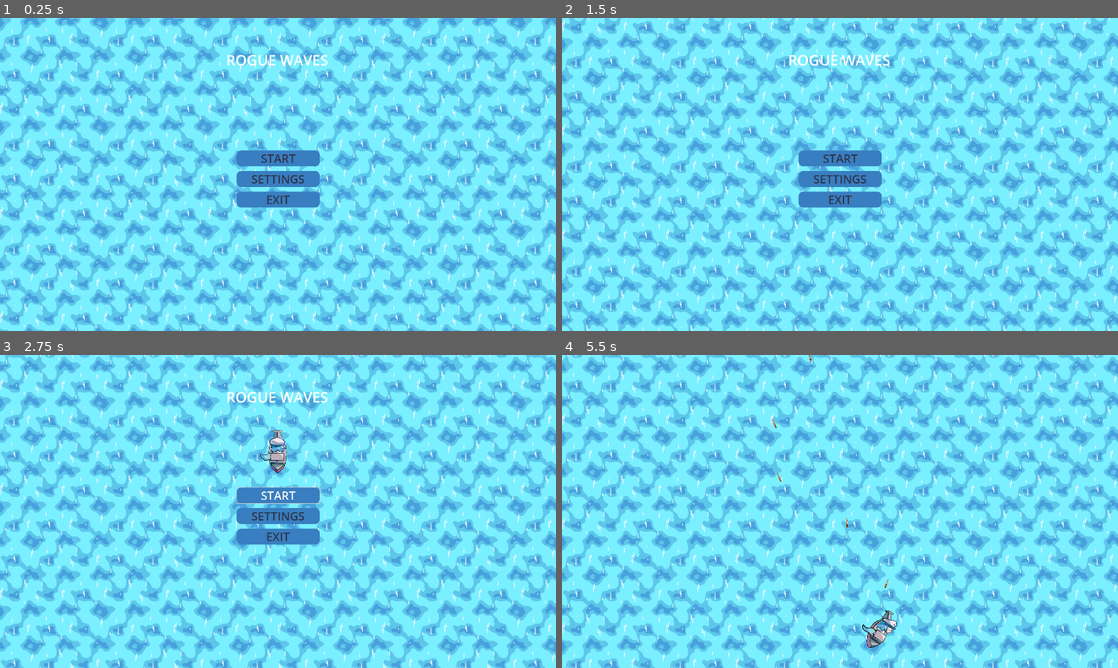
Above: before the commit, frames 1-4 (two rows, left to right).
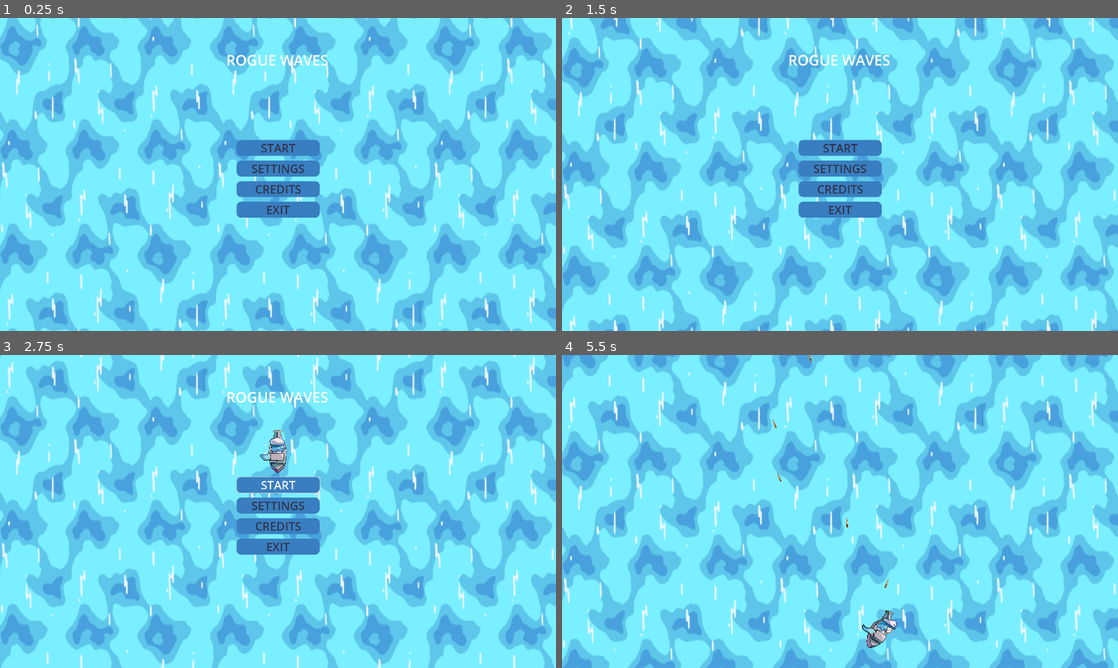
Above: after the commit, the same moments.

Repository: KopyB/TugasGIMPARTY13
Game: Godot game, scene res://scenes/main_menu.tscn
Same seed, same stepped clock (60 frames per second), same inputs: the game is played once before the commit and once after it.
Inputs (mouse positions are in pixels of both pictures, inside the frame that each line leads up to):
- Up to frame 1 (0.25 s): no input
- Up to frame 2 (1.5 s): click (840, 190) at 0.5 s, where only the run after the commit has a clickable "CREDITS"; click (834, 277) at 1.25 s, where only the run after the commit has a clickable "BACK"
- Up to frame 3 (2.75 s): click "START" at 2 s
- Up to frame 4 (5.5 s): click "START" at 2.75 s; hold Right (Right) 3.53-4.28 s; hold Left (Left) 4.28-5.03 s; hold Right (Right) from 5.03 s (still down)

The runs differ from the first frame. In frame 1, 56% of the frame differs, in the area x 0-100%, y 0-100%; in frame 2, 56%; in frame 3, 56%; in frame 4, 56%.

Commit message:
added credits
for the awesome people at Project ViVii

Diff:
--- a/scenes/main.tscn
+++ b/scenes/main.tscn
@@ -41,10 +41,12 @@
 [node name="BackgroundAtmosphere" type="ParallaxBackground" parent="."]
 script = ExtResource("4_tefeu")
 
-[node name="ParallaxLayer" type="ParallaxLayer" parent="BackgroundAtmosphere"]
+[node name="ParallaxLayer2" type="ParallaxLayer" parent="BackgroundAtmosphere"]
 motion_mirroring = Vector2(0, 1080)
 
-[node name="Sprite2D" type="Sprite2D" parent="BackgroundAtmosphere/ParallaxLayer"]
+[node name="Sprite2D" type="Sprite2D" parent="BackgroundAtmosphere/ParallaxLayer2"]
+position = Vector2(-1662, -1346)
+scale = Vector2(2.0760417, 2.9935184)
 texture = ExtResource("4_tbgi4")
 centered = false
 
--- a/scenes/main_menu.tscn
+++ b/scenes/main_menu.tscn
@@ -3,7 +3,7 @@
 [ext_resource type="Script" uid="uid://dpjp8k75e11mm" path="res://scripts/main_menu.gd" id="1_ekxnf"]
 [ext_resource type="AudioStream" uid="uid://cncjsucphp3t" path="res://assets/audio/OST2_3.mp3" id="3_bqqt6"]
 [ext_resource type="Texture2D" uid="uid://cieiujp8f00mc" path="res://assets/art/WaterBGSmall.png" id="3_tbmy8"]
-[ext_resource type="Script" uid="uid://ci7epneqyxjoa" path="res://scenes/music_control.gd" id="4_8ln24"]
+[ext_resource type="Script" uid="uid://ci7epneqyxjoa" path="res://scripts/music_control.gd" id="4_8ln24"]
 [ext_resource type="Texture2D" uid="uid://cvj110i0jqfwq" path="res://assets/art/COPAL GIMMING.png" id="4_wu84c"]
 [ext_resource type="Script" uid="uid://b4134r2a3o0u7" path="res://fulltoggle.gd" id="5_rtw2f"]
 [ext_resource type="Texture2D" uid="uid://tyadxxpq1q1d" path="res://assets/art/player.png" id="8_tbmy8"]
@@ -86,6 +86,8 @@
 motion_mirroring = Vector2(0, 1080)
 
 [node name="Sprite2D" type="Sprite2D" parent="BackgroundAtmosphere/ParallaxLayer"]
+position = Vector2(-1662, -1346)
+scale = Vector2(2.0760417, 2.9935184)
 texture = ExtResource("3_tbmy8")
 centered = false
 
@@ -149,6 +151,17 @@
 theme_override_styles/pressed = SubResource("StyleBoxFlat_vue75")
 theme_override_styles/hover = SubResource("StyleBoxFlat_vue75")
 text = "SETTINGS"
+expand_icon = true
+
+[node name="CREDITS" type="Button" parent="mainbuttons"]
+layout_mode = 2
+size_flags_vertical = 3
+theme_override_colors/font_color = Color(0.19170848, 0.21082667, 0.30449837, 1)
+theme_override_font_sizes/font_size = 40
+theme_override_styles/normal = SubResource("StyleBoxFlat_vue75")
+theme_override_styles/pressed = SubResource("StyleBoxFlat_vue75")
+theme_override_styles/hover = SubResource("StyleBoxFlat_vue75")
+text = "CREDITS"
 expand_icon = true
 
 [node name="Exit" type="Button" parent="mainbuttons"]
@@ -307,6 +320,97 @@
 text = "APPLY"
 expand_icon = true
 
+[node name="Credits" type="Panel" parent="."]
+layout_mode = 1
+anchors_preset = 8
+anchor_left = 0.5
+anchor_top = 0.5
+anchor_right = 0.5
+anchor_bottom = 0.5
+offset_left = -684.0
+offset_top = -291.0
+offset_right = 684.0
+offset_bottom = 415.0
+grow_horizontal = 2
+grow_vertical = 2
+
+[node name="Label" type="Label" parent="Credits"]
+layout_mode = 1
+anchors_preset = 5
+anchor_left = 0.5
+anchor_right = 0.5
+offset_left = -159.5
+offset_top = 16.0
+offset_right = 159.5
+offset_bottom = 82.0
+grow_horizontal = 2
+theme_override_font_sizes/font_size = 40
+text = "Credits"
+horizontal_alignment = 1
+
+[node name="Label2" type="Label" parent="Credits"]
+layout_mode = 0
+offset_left = 60.0
+offset_top = 83.0
+offset_right = 190.0
+offset_bottom = 215.0
+theme_override_font_sizes/font_size = 25
+text = "Project Manager
+
+Producer
+
+Visual Artists
+
+Audio Artists
+
+Programmers
+
+Game Designers
+
+Writers"
+
+[node name="Label2" type="Label" parent="Credits/Label2"]
+layout_mode = 1
+offset_right = 1243.0
+offset_bottom = 132.0
+theme_override_font_sizes/font_size = 25
+text = "Kaiser INAN
+
+viane
+
+viane, Comrade Blin, Fadhil, Raes
+
+miwa
+
+kopyb, CuzYTFnot
+
+Rayyis, Fuja, Comrade Blin
+
+Julio, Pasha"
+horizontal_alignment = 2
+
+[node name="Back" type="Button" parent="Credits"]
+layout_mode = 1
+anchors_preset = 7
+anchor_left = 0.5
+anchor_top = 1.0
+anchor_right = 0.5
+anchor_bottom = 1.0
+offset_left = -126.0
+offset_top = -88.0
+offset_right = 102.0
+offset_bottom = -33.0
+grow_horizontal = 2
+grow_vertical = 0
+size_flags_vertical = 3
+theme_override_colors/font_color = Color(0.19215687, 0.21176471, 0.30588236, 1)
+theme_override_font_sizes/font_size = 36
+theme_override_styles/normal = SubResource("StyleBoxFlat_vue75")
+theme_override_styles/pressed = SubResource("StyleBoxFlat_vue75")
+theme_override_styles/hover = SubResource("StyleBoxFlat_vue75")
+text = "BACK"
+expand_icon = true
+
 [node name="CopalGimming" type="Sprite2D" parent="."]
 visible = false
 position = Vector2(429, 639.00006)
@@ -315,8 +419,10 @@
 
 [connection signal="pressed" from="mainbuttons/START" to="." method="_on_start_pressed"]
 [connection signal="pressed" from="mainbuttons/SETTINGS" to="." method="_on_settings_pressed"]
+[connection signal="pressed" from="mainbuttons/CREDITS" to="." method="_on_credits_pressed"]
 [connection signal="pressed" from="mainbuttons/Exit" to="." method="_on_exit_pressed"]
 [connection signal="value_changed" from="Settings/VBoxContainer/Labelmusic/MusicControl" to="Settings/VBoxContainer/Labelmusic/MusicControl" method="_on_value_changed"]
 [connection signal="toggled" from="Settings/VBoxContainer/fulltoggle" to="Settings/VBoxContainer/fulltoggle" method="_on_toggled"]
 [connection signal="pressed" from="Settings/Back" to="." method="_on_back_pressed"]
 [connection signal="pressed" from="Settings/Apply" to="." method="_on_apply_pressed"]
+[connection signal="pressed" from="Credits/Back" to="." method="_on_back_pressed"]
--- a/scripts/main_menu.gd
+++ b/scripts/main_menu.gd
@@ -2,6 +2,7 @@
 
 @onready var mainbuttons: VBoxContainer = $mainbuttons
 @onready var settings: Panel = $Settings
+@onready var credits : Panel = $Credits
 @onready var config = ConfigFile.new()
 @onready var animation_player: AnimationPlayer = $animationstella/AnimationPlayer
 
@@ -13,6 +14,7 @@
 	Input.set_mouse_mode(Input.MOUSE_MODE_VISIBLE)
 	mainbuttons.visible = true
 	settings.visible = false
+	credits.visible = false
 
 	var load_err = config.load("user://settings.cfg")
 	if load_err == OK:
@@ -47,6 +49,10 @@
 	mainbuttons.visible = false
 	settings.visible = true
 
+func _on_credits_pressed() -> void:
+	mainbuttons.visible = false
+	credits.visible = true
+
 func _on_back_pressed() -> void:
 	_ready()
 
Not shown: 1 places in scenes/main.tscn that only renumber resources
